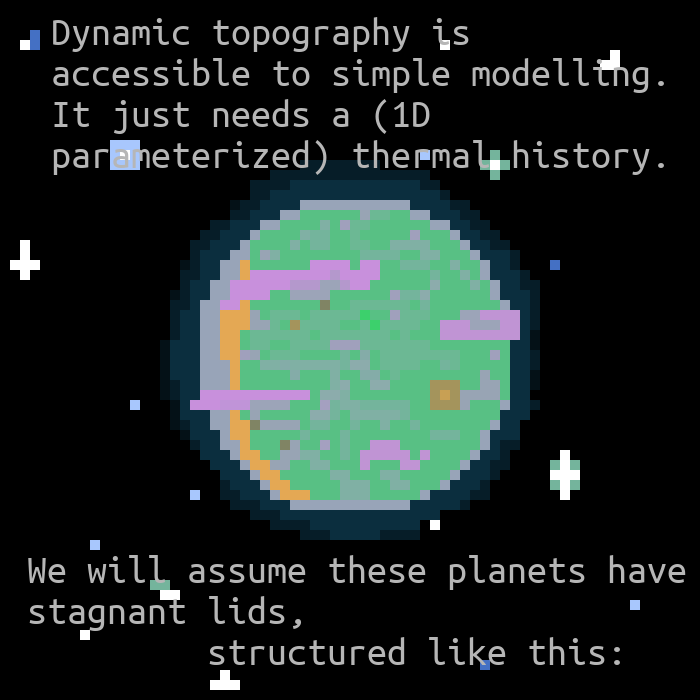
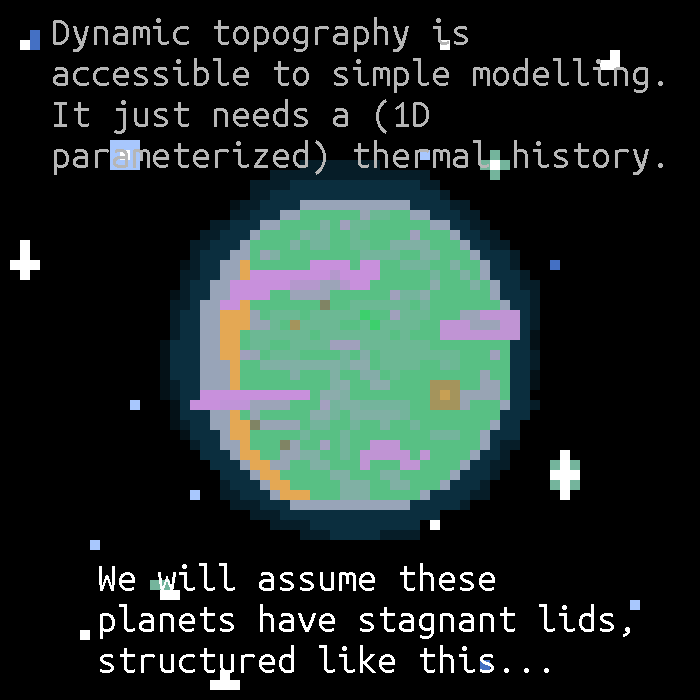
The second 700x700 image is a revision of the first. Changes to its layers:
painted on "We will assume these planets h..." over [28, 555, 686, 673]
painted on "Dynamic topography is accessib..." over [53, 17, 664, 175]
